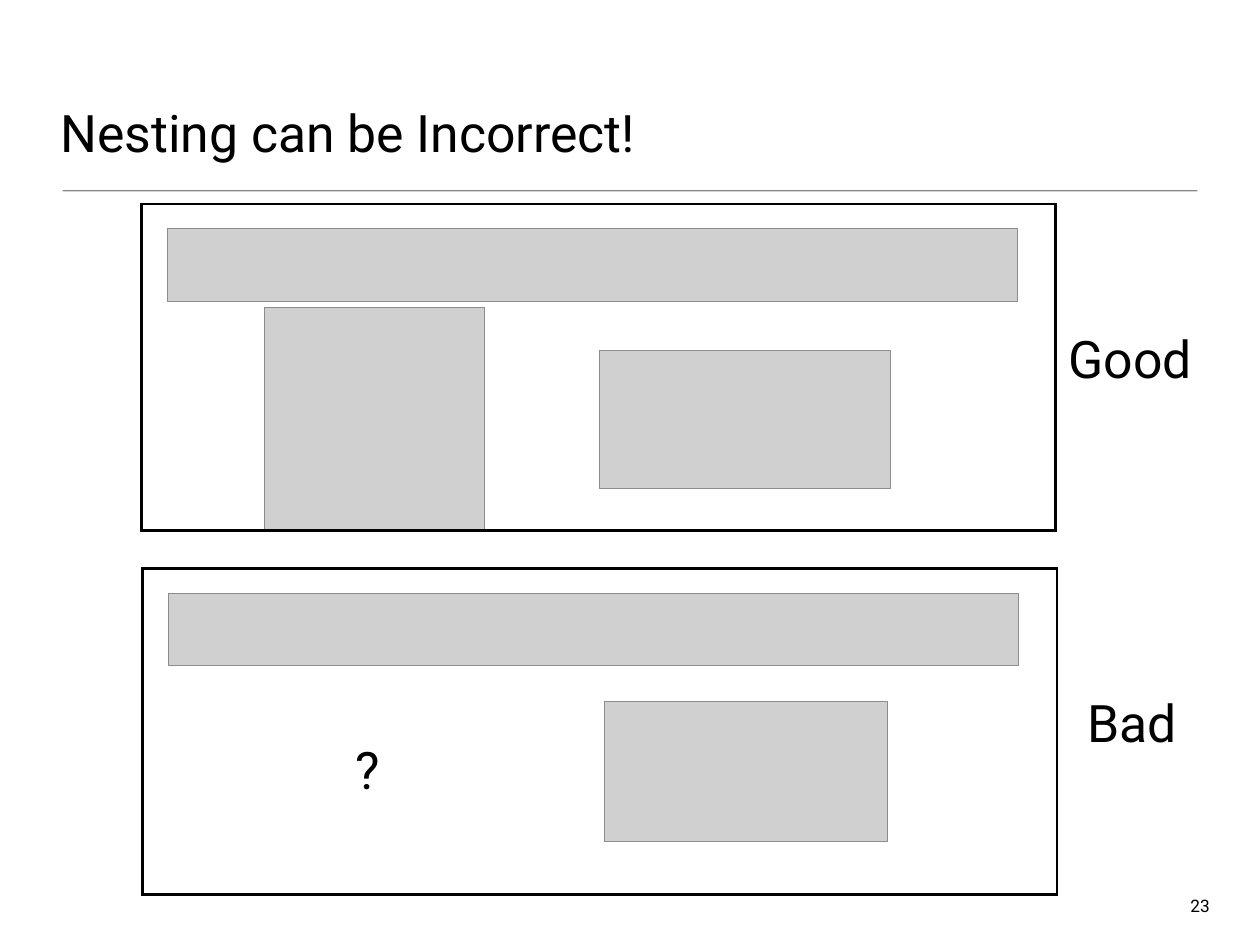
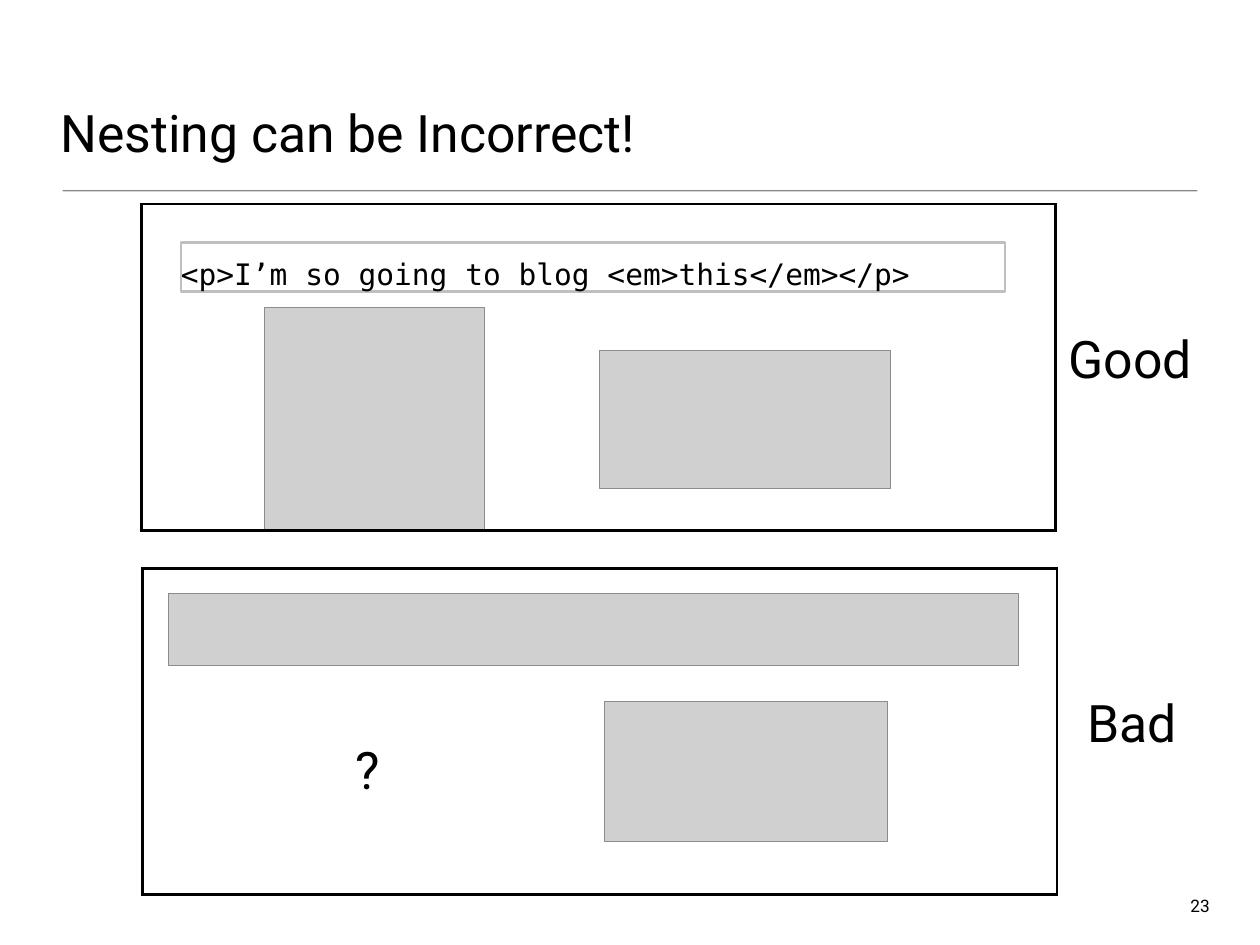
Before and after one commit to wit-web-dev-2015/web-dev-1, a slide deck: slide 23 of topic01/talk-2/b-html-page-structure.pptx. Drawn at 1260x945 pixels with LibreOffice and Linux fonts; fonts in the diff are those of the drawing; grey boxes stand for pictures. Boxes give left, top, right and bottom in pixels: in the first picture for what was removed or moved away, otherwise in the second. Text is boxed around its words. In the diff, an @@ line names an element or a change of style, - is before the commit and + after.

```diff
--- a/topic01/talk-2/b-html-page-structure.pptx
+++ b/topic01/talk-2/b-html-page-structure.pptx
@@ picture removed at box(167, 229, 1018, 301) @@
@@ rectangle added at box(181, 243, 1006, 292), fill #FFFFFF, outline #BFBFBF 2 pt, 24 pt, text #000000 @@
+<p>I’m so going to blog <em>this</em></p>
```
Also in this commit, not shown: 7 other slides changed, 5 slides added, 3 slides removed, 10 other files.
